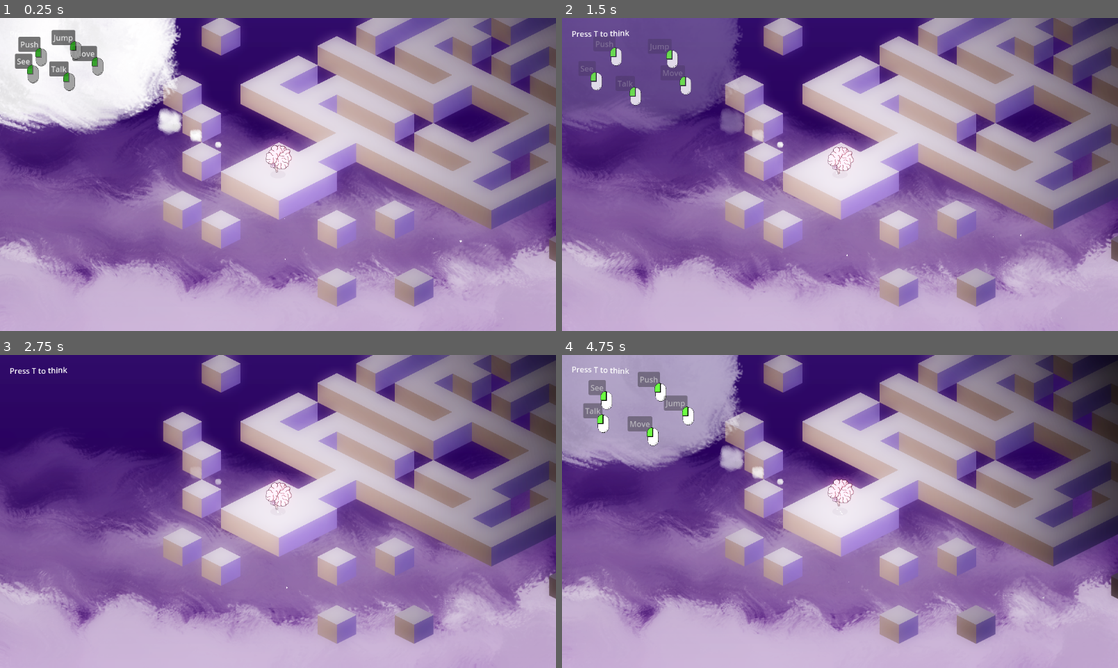
Above: before the commit, frames 1-4 (two rows, left to right).
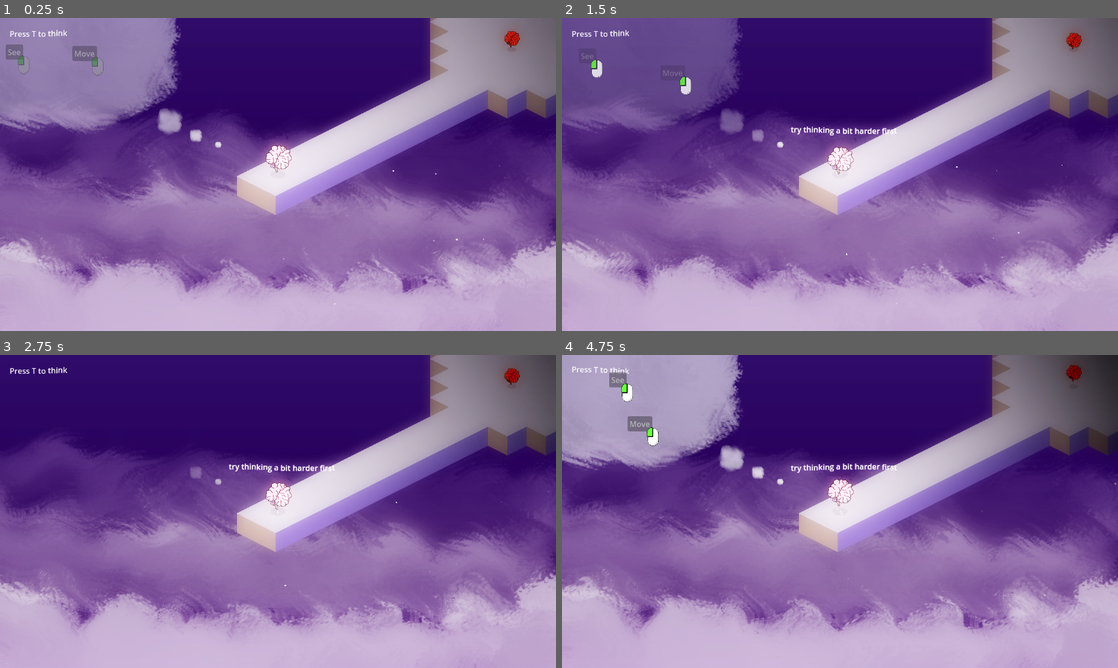
Above: after the commit, the same moments.

Repository: GeordieTomo/ludum-dare-58
Game: Godot game, scene res://globals/level_manager.tscn
The game is run twice, just before and just after one commit, with the same random seed, the same clock (stepped at 60 frames per second) and the same inputs. Sound files missing from this copy of the repository are replaced by a short silence.
Inputs (mouse positions are in pixels of both pictures, inside the frame that each line leads up to):
- Up to frame 1 (0.25 s): no input
- Up to frame 2 (1.5 s): tap T (cloud) at 0.5, 1.35 s; move the mouse to (962, 158) at 0.52 s; hold Right (right) 0.53-1.28 s; hold T (cloud) 0.53-1.28 s; tap Space (jump) at 0.77 s; move the mouse to (728, 190) at 1.27 s; hold Down (down) from 1.28 s (still down)
- Up to frame 3 (2.75 s): tap Space (jump) at 1.52 s; tap T (cloud) at 2, 2.3 s; move the mouse to (333, 442) at 2.02 s; release Down (down) at 2.03 s; hold Right (right) from 2.03 s (still down); hold E (interact) from 2.03 s (still down)
- Up to frame 4 (4.75 s): tap T (cloud) at 2.75, 2.85, 3.5, 4.55 s; move the mouse to (812, 574) at 2.77 s; release Right (right) at 2.78 s; release E (interact) at 2.78 s; hold Up (up) 2.78-3.53 s; tap Space (jump) at 3.02, 3.77, 4.52 s; move the mouse to (1006, 558) at 3.52 s; hold T (cloud) 3.53-4.28 s; hold Left (left) from 3.53 s (still down); move the mouse to (673, 464) at 4.27 s; tap E (interact) at 4.35 s

The runs differ from the first frame. In frame 1, 40% of the frame differs, in the area x 0-100%, y 0-97%; in frame 2, 30%; in frame 3, 29%; in frame 4, 30%.

Commit message:
hint when trying to move but not thinking
fixes #24

Diff:
--- a/environment/player/character_controller.gd
+++ b/environment/player/character_controller.gd
@@ -39,6 +39,7 @@
 
 var light_target = 0.5
 @onready var point_light_2d = %PointLight2D
+@onready var think_harder = %think_harder
 
 func _ready():
 	WordCloud.selected_words_changed.connect(update_scores)
@@ -49,8 +50,14 @@
 
 func _process(delta):
 
+
+	var input = Input.get_vector("left", "right", "up", "down")
+
+	if Input.is_action_just_pressed("cloud"):
+		hide_think_hint()
+
 	if can_move():
-		var input = Input.get_vector("left", "right", "up", "down")
+
 		# Target velocity based on input
 		var target_velocity = input * move_speed * BASE_MOVE_SPEED * Vector2(1., 0.5)
 
@@ -66,6 +73,9 @@
 			brainmoveAudio.volume_linear = 0
 
 		move_and_slide()
+	else:
+		if input.length() > 0.:
+			show_think_hint()
 
 	if can_jump():
 		if Input.is_action_just_pressed("jump"):
@@ -77,6 +87,12 @@
 		check_on_ground()
 
 	update_light(delta)
+
+func show_think_hint():
+	think_harder.show()
+
+func hide_think_hint():
+	think_harder.hide()
 
 func update_light(delta):
 	if point_light_2d.texture_scale < light_target:
--- a/environment/player/player.tscn
+++ b/environment/player/player.tscn
@@ -161,3 +161,13 @@
 amount = 20
 lifetime = 2.0
 process_material = SubResource("ParticleProcessMaterial_a7c7e")
+
+[node name="think_harder" type="RichTextLabel" parent="."]
+unique_name_in_owner = true
+visible = false
+offset_left = -102.0
+offset_top = -103.0
+offset_right = 123.0
+offset_bottom = -80.0
+bbcode_enabled = true
+text = "[wave]try thinking a bit harder first"
--- a/globals/level_manager.tscn
+++ b/globals/level_manager.tscn
@@ -1,8 +1,8 @@
 [gd_scene load_steps=8 format=3 uid="uid://itbv58flc0wq"]
 
 [ext_resource type="Script" uid="uid://cggc0p4jty8g4" path="res://globals/level_manager.gd" id="1_2mqgi"]
-[ext_resource type="PackedScene" uid="uid://bnpwree7r2j2x" path="res://environment/levels/level5-wake-up.tscn" id="2_js131"]
 [ext_resource type="Script" path="res://globals/level_transition_curtain.gd" id="2_ogmsl"]
+[ext_resource type="PackedScene" uid="uid://chub30rsm2ukr" path="res://environment/levels/level0.tscn" id="3_ogmsl"]
 
 [sub_resource type="Animation" id="Animation_2mqgi"]
 length = 0.001
@@ -60,7 +60,7 @@
 
 [node name="level_manager" type="Node"]
 script = ExtResource("1_2mqgi")
-starting_level = ExtResource("2_js131")
+starting_level = ExtResource("3_ogmsl")
 
 [node name="level_transition_canvas" type="CanvasLayer" parent="."]
 layer = 100
